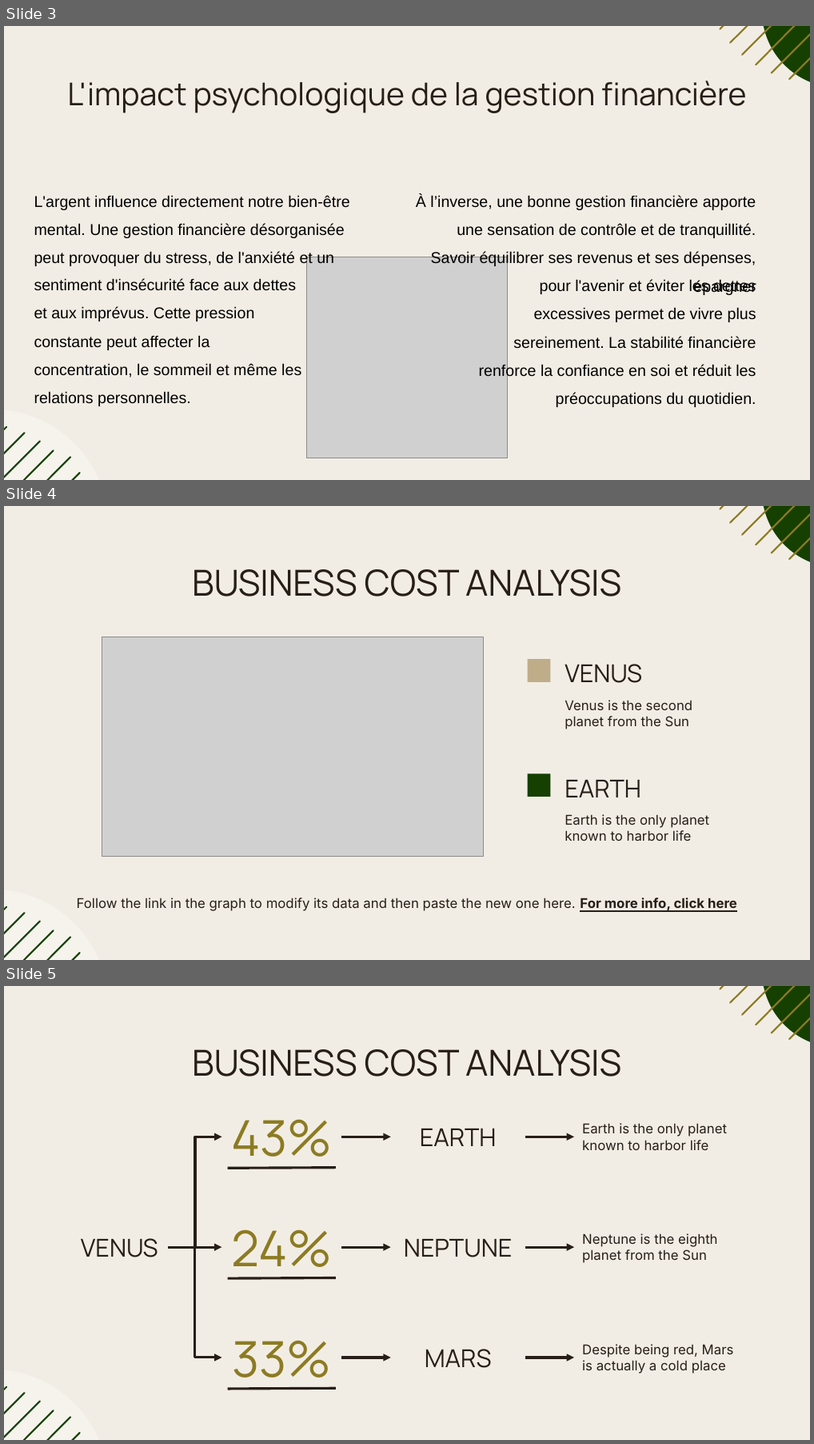
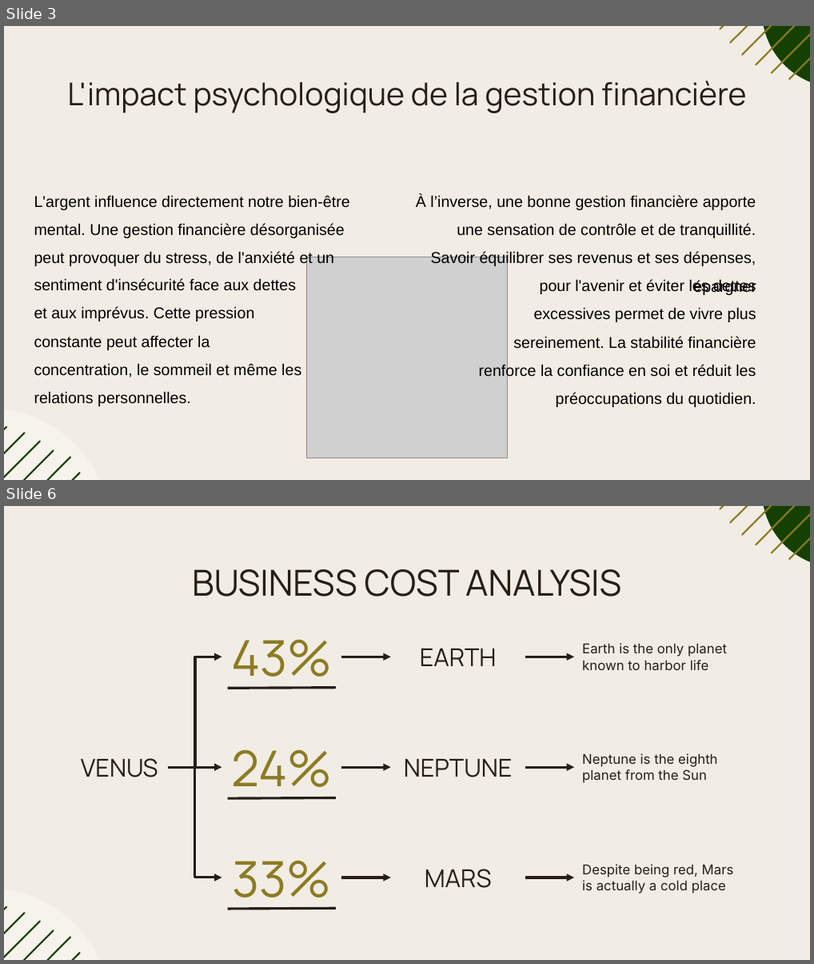
Before and after one commit to jaaysus/SoftSkillsPresentation, a slide deck: Business Cost Analysis Infographics.pptx. Shown one above the other, each under a label of ours: slides 3, 4 and 5 before the commit, slides 3 and 6 after it; the slides between them are not shown. The pictures are 814x1444 and 814x964 pixels, drawn with LibreOffice and Linux fonts; fonts in the diff are those of the drawing; grey boxes stand for pictures. Boxes give left, top, right and bottom in pixels: in the first picture for what was removed or moved away, otherwise in the second. Text is boxed around its words. In the diff, an @@ line names an element or a change of style, - is before the commit and + after.

```diff
--- a/Business Cost Analysis Infographics.pptx
+++ b/Business Cost Analysis Infographics.pptx
@@ slide 4 removed at [4, 506, 810, 960], background #F2EDE4; not listed: 14 template elements that a slide beside it also shows @@
@@ title removed at [192, 569, 622, 596] @@
-BUSINESS COST ANALYSIS
@@ picture removed at [102, 637, 484, 856] @@
@@ rectangle removed at [528, 660, 550, 682] @@
@@ text removed at [565, 664, 642, 683] @@
-VENUS
@@ text removed at [565, 700, 693, 729] @@
-Venus is the second planet from the Sun
@@ rectangle removed at [528, 774, 550, 796] @@
@@ text removed at [565, 780, 642, 797] @@
-EARTH
@@ text removed at [565, 814, 710, 840] @@
-Earth is the only planet known to harbor life
@@ text removed at [77, 897, 738, 911] @@
-Follow the link in the graph to modify its data and then paste the new one here. For more info, click here
@@ what was slide 5 is now slide 6 @@
```
Also in this commit, not shown: 2 slides added.
